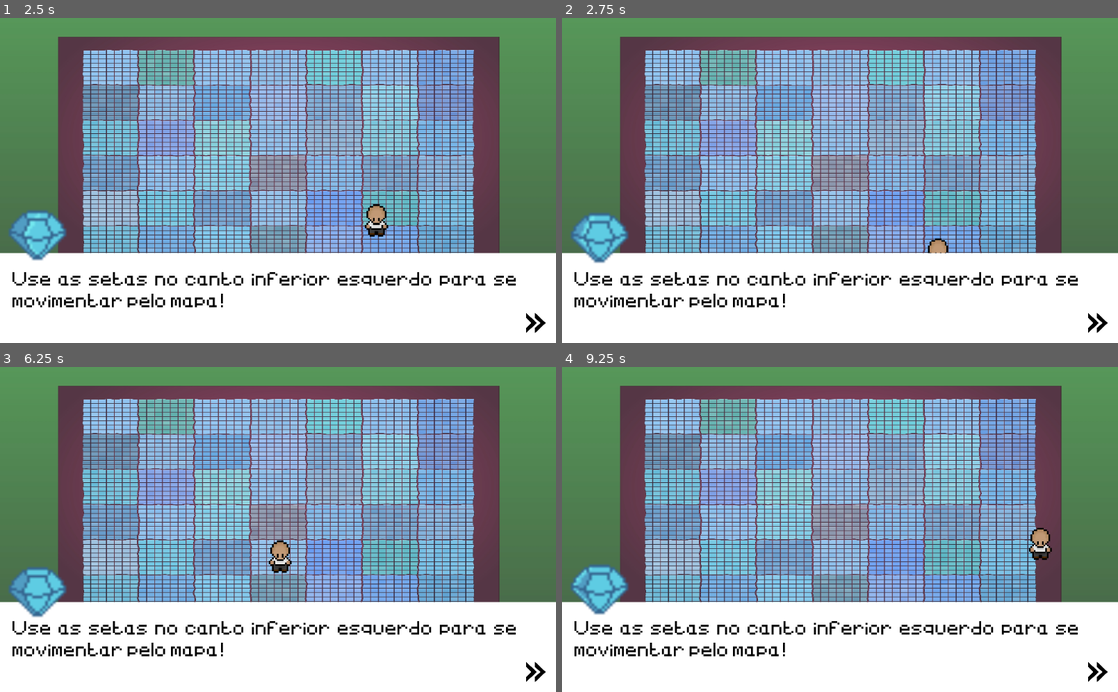
Above: before the commit, frames 1-4 (two rows, left to right).
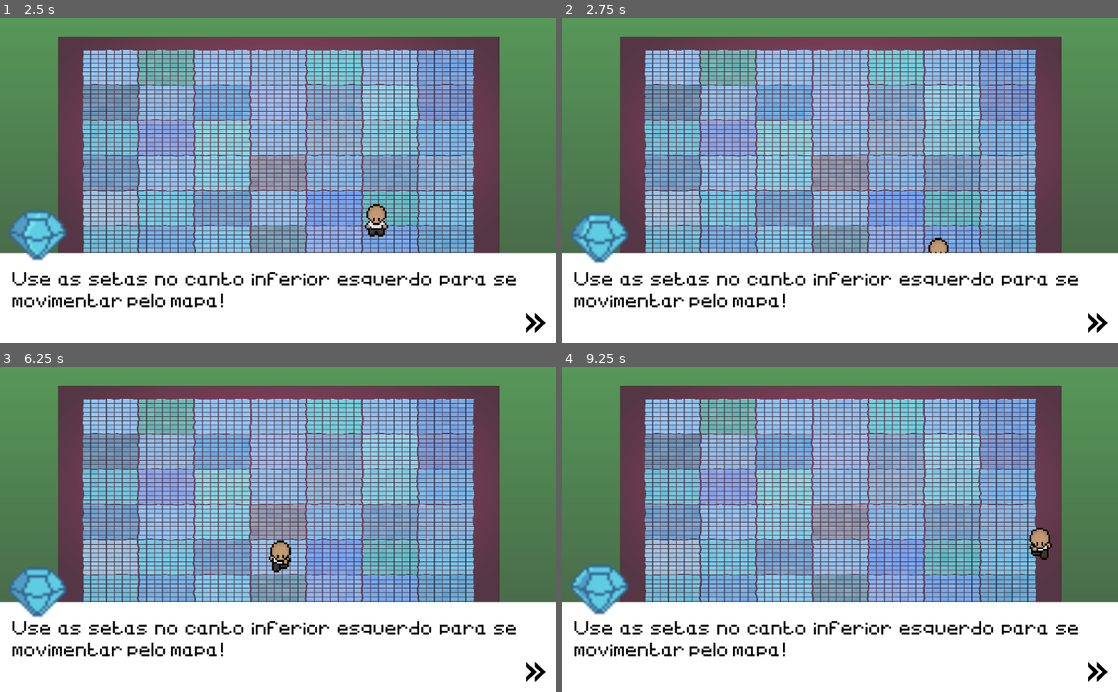
Above: after the commit, the same moments.

Repository: 2023M1T8-Inteli/grupo3
Game: Godot game, scene res://cenas/menu/Menu.tscn
Two runs of this game, one before a commit and one after it. Both use one fixed random seed, a clock stepped at 60 frames per second and the inputs below.
Inputs:
- Up to frame 1 (2.5 s): click "Play" at 0.5 s; tap Enter (ui_accept) at 1.25, 1.52, 2.27 s; hold Right (ui_right) 1.28-2.03 s; hold Down (ui_down) from 2.03 s (still down)
- Up to frame 2 (2.75 s): keep holding Down (ui_down)
- Up to frame 3 (6.25 s): release Down (ui_down) at 2.78 s; hold Right (ui_right) 2.78-3.53 s; hold Up (ui_up) 3.53-4.28 s; tap Enter (ui_accept) at 3.77, 4.52, 5.27 s; hold Left (ui_left) 4.28-5.78 s; hold Down (ui_down) from 5.78 s (still down)
- Up to frame 4 (9.25 s): release Down (ui_down) at 6.53 s; hold Right (ui_right) 6.53-7.28 s; tap Enter (ui_accept) at 6.77, 7.52, 8.27 s; hold Up (ui_up) 7.28-8.03 s; hold Right (ui_right) 8.03-8.78 s; hold Down (ui_down) from 8.78 s (still down)

Frame 1 is identical in both runs. In frame 2, less than 0.1% of the frame differs, in the area x 65-70%, y 67-73%; in frame 3, 0.2%; in frame 4, 0.2%, in the area x 84-89%, y 49-60%.

Commit message:
Update Jogador.gd

Diff:
--- a/src/Projeto-MR.Vtal/scripts/player/Jogador.gd
+++ b/src/Projeto-MR.Vtal/scripts/player/Jogador.gd
@@ -47,22 +47,10 @@
 				$Animacao.animation = 'cima'
 			elif vel.y == 1:
 				$Animacao.animation = 'baixo'
+		else:
+			$Animacao.stop()
 
-		if Input.is_action_just_released("ui_up") or up:
-			$Animacao.stop()
-			$Animacao.animation = 'paradoc'
 
-		if Input.is_action_just_released("ui_down") or down:
-			$Animacao.stop()
-			$Animacao.animation = 'paradob'
-
-		if Input.is_action_just_released("ui_right") or right:
-			$Animacao.stop()
-			$Animacao.animation = 'paradod'
-
-		if Input.is_action_just_released("ui_left") or left:
-			$Animacao.stop()
-			$Animacao.animation = 'paradod'
 
 		if controle_tela == false:
 			pass
